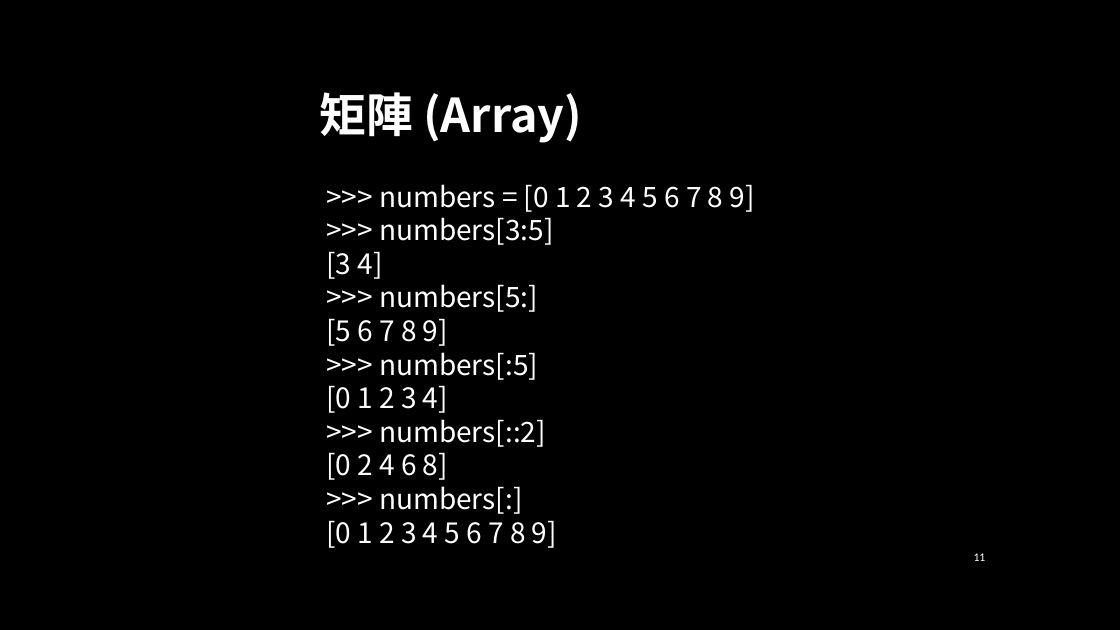
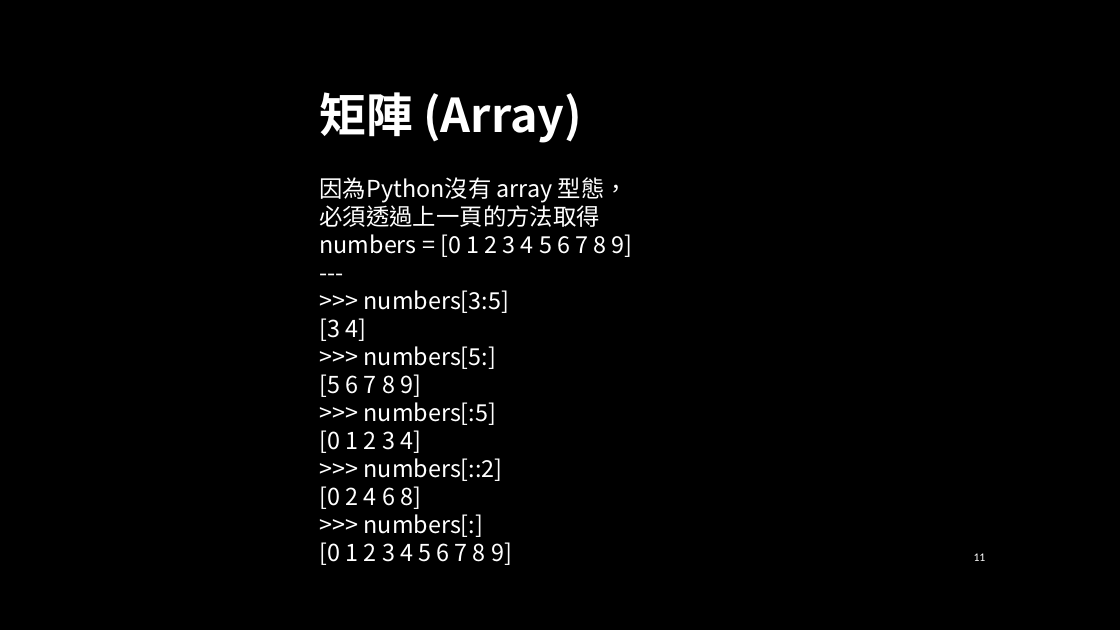
Before and after one commit to jiaweichang/biography, a slide deck: slide 11 of slides/10701/Multimedia_System/[W5] Basic Python3.pptx. Drawn at 1120x630 pixels with LibreOffice and Linux fonts; fonts in the diff are those of the drawing; background and template pictures are left out. Boxes give left, top, right and bottom in pixels: in the first picture for what was removed or moved away, otherwise in the second. Text is boxed around its words. In the diff, an @@ line names an element or a change of style, - is before the commit and + after.

```diff
--- a/slides/10701/Multimedia_System/[W5] Basic Python3.pptx
+++ b/slides/10701/Multimedia_System/[W5] Basic Python3.pptx
@@ text at <box>320,177,633,257</box>: text changed; size 24 to 20 pt @@
->>> numbers = [0 1 2 3 4 5 6 7 8 9]
+因為Python沒有 array 型態，
+必須透過上一頁的方法取得
+numbers = [0 1 2 3 4 5 6 7 8 9]
+---
@@ text at <box>320,290,512,565</box>: size 24 to 20 pt in ">>> numbers[3:5]", "[3 4]", ">>> numbers[5:]", "[5 6 7 8 9]" and 6 more places @@
```
Also in this commit, not shown: 1 other slide changed, 1 other file.
